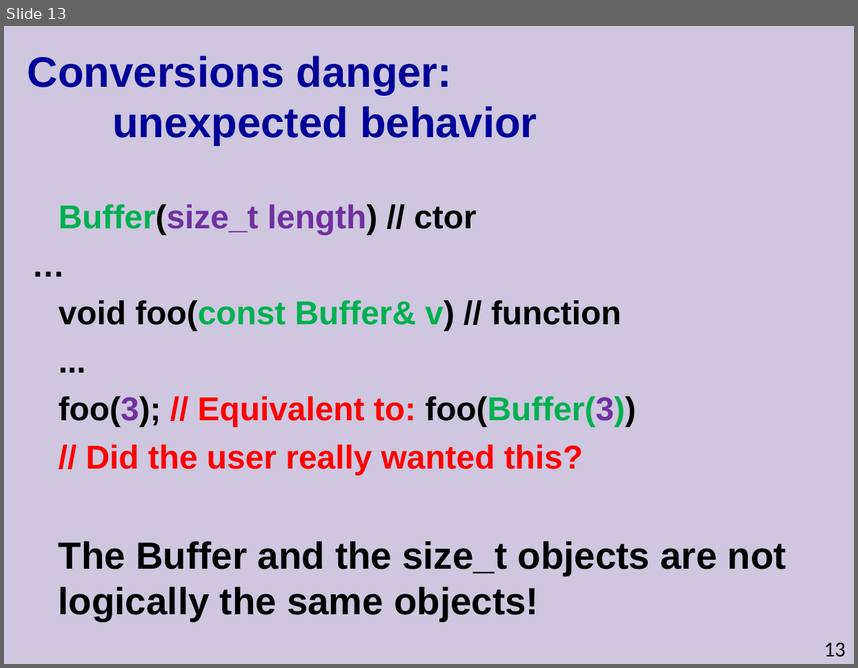
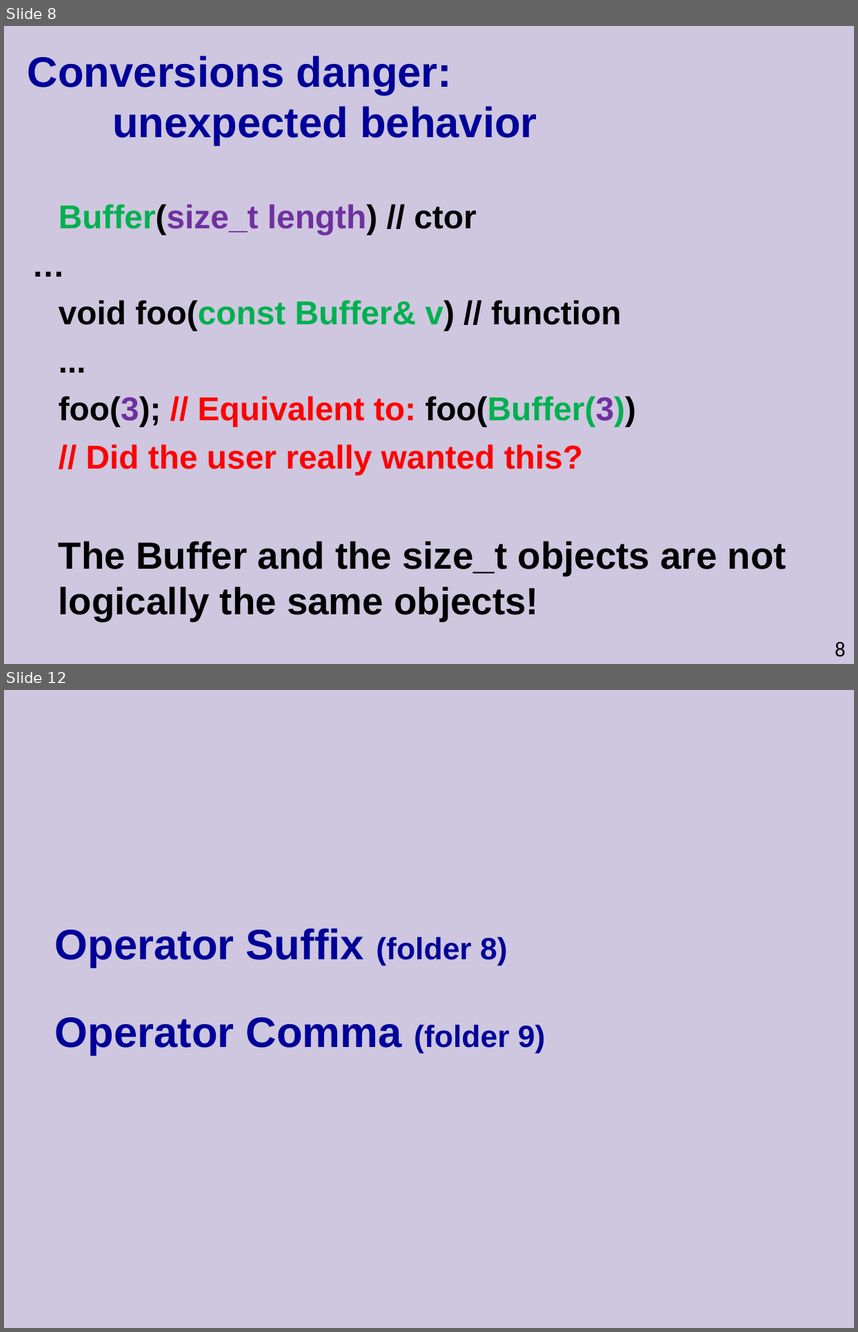
Before and after one commit to cpp-at-ariel/cpp-5778, a slide deck: week05-copy-friend/slides.odp. Shown one above the other, each under a label of ours: slide 13 before the commit, slides 8 and 12 after it; the slides between them are not shown. The pictures are 858x668 and 858x1332 pixels, drawn with LibreOffice and Linux fonts; fonts in the diff are those of the drawing. Boxes give left, top, right and bottom in pixels: in the first picture for what was removed or moved away, otherwise in the second. Text is boxed around its words. In the diff, an @@ line names an element or a change of style, - is before the commit and + after.

```diff
--- a/week05-copy-friend/slides.odp
+++ b/week05-copy-friend/slides.odp
@@ slide 12 added at <box>4,690,854,1328</box>, background #CEC7DF @@
@@ title added at <box>55,928,546,1055</box>, 36 pt, text #000099, bold @@
+Operator Suffix (folder 8)
+Operator Comma (folder 9)
@@ what was slide 13 is now slide 8 @@
@@ page number at <box>835,641,846,657</box>: text changed @@
-13
+8
```
Also in this commit, not shown: 4 slides changed, 5 slides removed, 23 other files.
